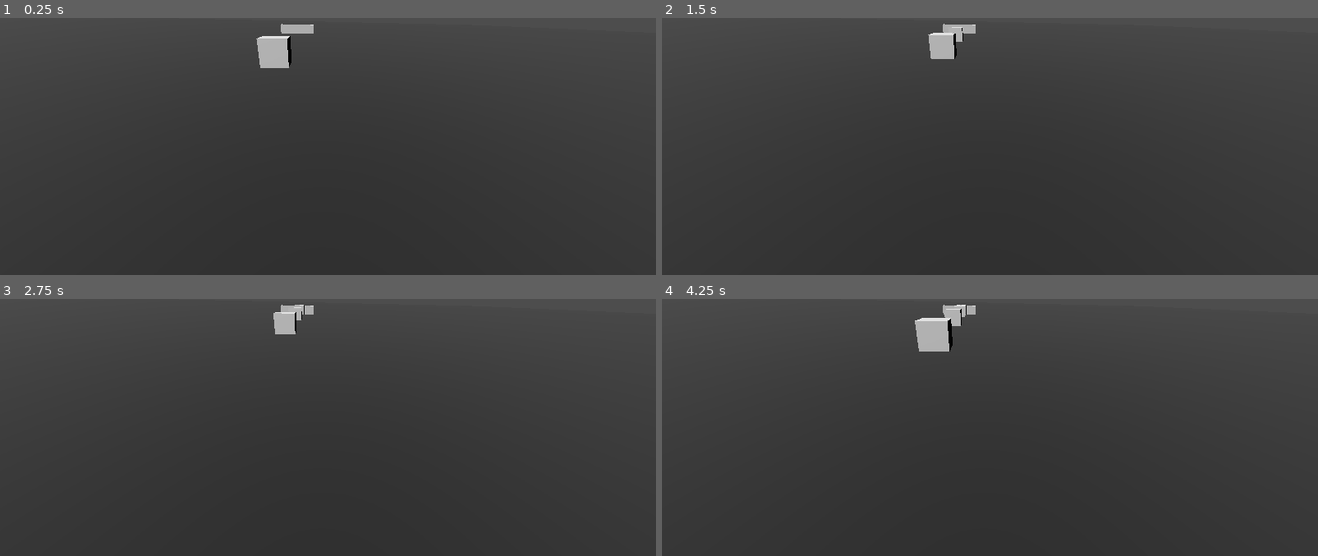
Above: before the commit, frames 1-4 (two rows, left to right).
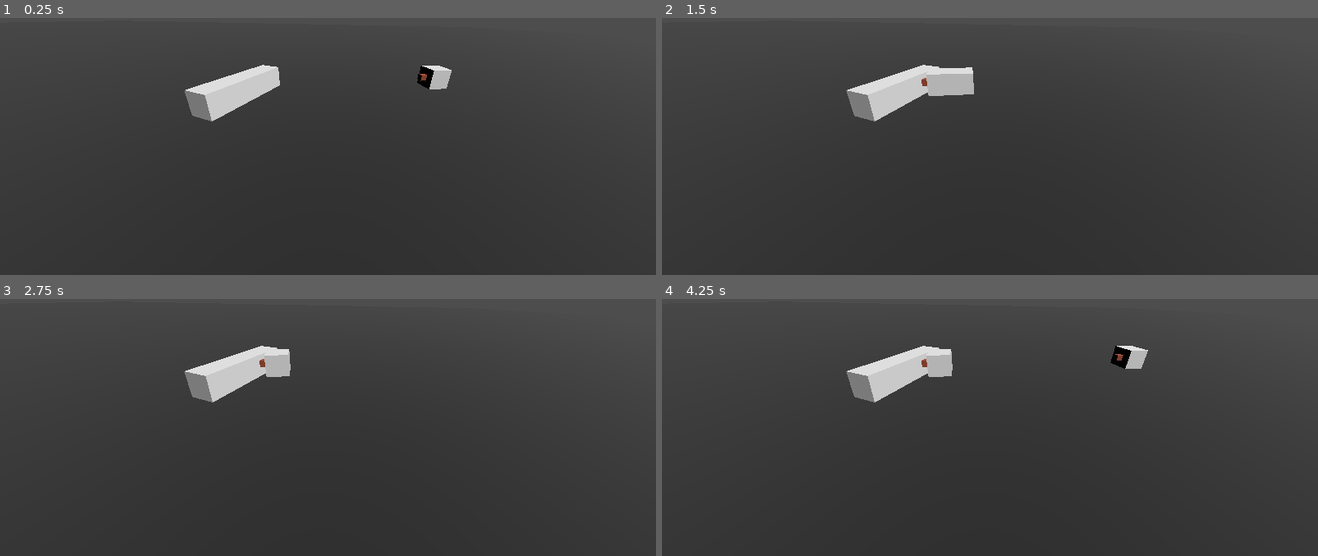
Above: after the commit, the same moments.

Repository: mulboor/kruispuntsimulatie
Game: Godot game, scene res://scenes/spaces/main.tscn
Same seed, same stepped clock (60 frames per second), same inputs: the game is played once before the commit and once after it.
Inputs:
- Up to frame 1 (0.25 s): no input
- Up to frame 2 (1.5 s): no input
- Up to frame 3 (2.75 s): no input
- Up to frame 4 (4.25 s): no input

The runs differ from the first frame. In frame 1, 2.9% of the frame differs, in the area x 28-69%, y 2-41%; in frame 2, 2.9%; in frame 3, 2.5%; in frame 4, 3.3%, in the area x 28-75%, y 2-41%.
Error before the commit: Invalid call. Nonexistent function 'physics_update' in base 'Node (brake.gd)'. (res://scripts/states/state)

Commit message:
Bezig met brake.gd

Diff:
--- a/scenes/components/car.tscn
+++ b/scenes/components/car.tscn
@@ -24,33 +24,36 @@
 script = ExtResource("2_6b7u3")
 user_vars = NodePath("../..")
 visioncone = NodePath("../../Visioncone")
-rigidbody = NodePath("../../RigidBody3D")
+rigidbody = NodePath("../../Carbody")
 
 [node name="Crash" type="Node" parent="Statemachine" node_paths=PackedStringArray("rigidbody", "road_user")]
 script = ExtResource("4_ocaxt")
-rigidbody = NodePath("../../RigidBody3D")
+rigidbody = NodePath("../../Carbody")
 road_user = NodePath("../..")
 delete_timer = 1.0
 
-[node name="Brake" type="Node" parent="Statemachine"]
+[node name="Brake" type="Node" parent="Statemachine" node_paths=PackedStringArray("user_vars", "visioncone", "rigidbody")]
 script = ExtResource("5_deujp")
+user_vars = NodePath("../..")
+visioncone = NodePath("../../Visioncone")
+rigidbody = NodePath("../../Carbody")
 
-[node name="RigidBody3D" type="RigidBody3D" parent="."]
+[node name="Carbody" type="RigidBody3D" parent="."]
 mass = 286.512
 
-[node name="CollisionShape3D" type="CollisionShape3D" parent="RigidBody3D"]
+[node name="CollisionShape3D" type="CollisionShape3D" parent="Carbody"]
 transform = Transform3D(1, 0, 0, 0, 1, 0, 0, 0, 1, -0.0134912, 0.00443017, 7.62939e-06)
 shape = SubResource("BoxShape3D_nk13o")
 
-[node name="CSGBox3D2" type="CSGBox3D" parent="RigidBody3D/CollisionShape3D"]
+[node name="CSGBox3D2" type="CSGBox3D" parent="Carbody/CollisionShape3D"]
 transform = Transform3D(1, 0, 0, 0, 1, 0, 0, 0, 1, 0.0219845, 0, -0.649877)
 size = Vector3(0.3, 0.3, 0.3)
 material = SubResource("StandardMaterial3D_y2qi2")
 
-[node name="CSGBox3D" type="CSGBox3D" parent="RigidBody3D/CollisionShape3D"]
+[node name="CSGBox3D" type="CSGBox3D" parent="Carbody/CollisionShape3D"]
 
 [node name="Visioncone" parent="." node_paths=PackedStringArray("user_vars") instance=ExtResource("6_xosei")]
-transform = Transform3D(1, 0, 0, 0, 1, 0, 0, 0, 1, 0, 0, -0.783075)
+transform = Transform3D(1, 0, 0, 0, 1, 0, 0, 0, 1, 0, 0, -1.04055)
 user_vars = NodePath("..")
 col_box_width = 2.0
 col_box_height = 2.0
--- a/scenes/components/visioncone.tscn
+++ b/scenes/components/visioncone.tscn
@@ -5,8 +5,9 @@
 [sub_resource type="BoxShape3D" id="BoxShape3D_n5fhc"]
 size = Vector3(1, 1, 20)
 
-[node name="Visioncone" type="Node3D"]
+[node name="Visioncone" type="Node3D" node_paths=PackedStringArray("col_shape")]
 script = ExtResource("1_bkj6i")
+col_shape = NodePath("Area3D/CollisionShape3D")
 
 [node name="Area3D" type="Area3D" parent="."]
 
--- a/scenes/spaces/main.tscn
+++ b/scenes/spaces/main.tscn
@@ -16,7 +16,7 @@
 
 [sub_resource type="Curve3D" id="Curve3D_0077t"]
 _data = {
-"points": PackedVector3Array(0, 0, 0, 0, 0, 0, 0, 0, 0, 3, 0, 0, 0, 0, 0, 19.449, 0, 0),
+"points": PackedVector3Array(0, 0, 0, 0, 0, 0, 0, 0, 0, 3, 0, 0, 0, 0, 0, 64.0843, 0, 0),
 "tilts": PackedFloat32Array(0, 0)
 }
 point_count = 2
@@ -37,7 +37,7 @@
 material = SubResource("StandardMaterial3D_hikoc")
 
 [node name="RigidBody3D2" type="RigidBody3D" parent="Enviroment"]
-transform = Transform3D(0.0575814, 0, -0.998341, 0, 1, 0, 0.998341, 0, 0.0575814, 17.4275, 0.652096, -0.340727)
+transform = Transform3D(-0.502975, 0, -0.864301, 0, 1, 0, 0.864301, 0, -0.502975, 14.9838, 0.652096, -0.340727)
 mass = 1000.0
 metadata/_edit_group_ = true
 
@@ -62,12 +62,13 @@
 
 [node name="GlobalRoadUserStats" type="Node" parent="."]
 script = ExtResource("1_xpqr5")
-max_speed = 0.1
+max_speed = 0.5
 accel = 0.1
-visibility = 2000.0
+deccel = 0.225
+visibility = 2.0
 
 [node name="Camera3D" type="Camera3D" parent="."]
-transform = Transform3D(-0.0888322, 0.381349, -0.920153, 0.0222999, 0.924335, 0.380929, 0.995797, 0.0133195, -0.0906148, -5.44542, 1.76972, 1.30317)
+transform = Transform3D(-0.987914, -0.0380867, 0.150251, 0.0222999, 0.924335, 0.380929, -0.153391, 0.379676, -0.912314, 12.468, 3.34856, -7.93969)
 fov = 92.8125
 
 [node name="DirectionalLight3D" type="DirectionalLight3D" parent="."]
--- a/scripts/general_road_user_stats.gd
+++ b/scripts/general_road_user_stats.gd
@@ -4,7 +4,7 @@
 @export_category("Movement")
 @export var max_speed: float
 @export var accel: float
-@export var deccel: float
+@export_range(0, 1) var deccel: float
 @export_category("Cognition")
 @export var visibility: float
 @export var reaction_time: float
--- a/scripts/road_user_spawner.gd
+++ b/scripts/road_user_spawner.gd
@@ -35,8 +35,10 @@
 	path.add_child(path_follow)
 
 	# Maak de weggebruiker
-	var inst_user = user.instantiate()
+	var inst_user: RoadUserVars = user.instantiate()
 	inst_user.max_speed = general_user_stats.max_speed
 	inst_user.accel = general_user_stats.accel
+	inst_user.deccel = general_user_stats.deccel
+	inst_user.visibility = general_user_stats.visibility
 	inst_user.path_follow = path_follow
 	add_child(inst_user)
--- a/scripts/states/accelerate.gd
+++ b/scripts/states/accelerate.gd
@@ -1,24 +1,8 @@
-extends State
+extends PathFollowState
 class_name Accelerate
 
-@export var user_vars: RoadUserVars
-
-@export var visioncone: VisionCone
-
-@export var rigidbody: RigidBody3D
-
-@onready var current_speed: float
-
 func enter() -> void:
-	user_vars.path_follow.loop = false
-
-	rigidbody.freeze_mode = RigidBody3D.FREEZE_MODE_KINEMATIC
-	rigidbody.freeze = true
-	rigidbody.contact_monitor = true
-	rigidbody.max_contacts_reported = 10
-	rigidbody.body_entered.connect(on_body_entered)
-
-	visioncone.non_ground_hit.connect(on_non_ground_hit)
+	init_path_follow_state()
 
 func physics_update(_delta: float) -> void:
 	# Laat snelheid toenemen tot de max_speed
--- a/scripts/states/brake.gd
+++ b/scripts/states/brake.gd
@@ -1 +1,11 @@
-extends State
+extends PathFollowState
+class_name Brake
+
+func enter() -> void:
+	init_path_follow_state()
+
+func physics_update(_delta):
+	# Minder de snelheid
+	lerpf(current_speed, 0.0, user_vars.deccel)
+	user_vars.path_follow.progress += current_speed
+	print(current_speed)
--- a/scripts/states/path_follow_state.gd
+++ b/scripts/states/path_follow_state.gd
@@ -8,3 +8,20 @@
 @export var rigidbody: RigidBody3D
 
 @onready var current_speed: float
+
+func init_path_follow_state() -> void:
+	user_vars.path_follow.loop = false
+
+	rigidbody.freeze_mode = RigidBody3D.FREEZE_MODE_KINEMATIC
+	rigidbody.freeze = true
+	rigidbody.contact_monitor = true
+	rigidbody.max_contacts_reported = 10
+	rigidbody.body_entered.connect(on_body_entered)
+
+	visioncone.non_ground_hit.connect(on_non_ground_hit)
+
+func on_body_entered(body: Node) -> void:
+	pass
+
+func on_non_ground_hit(body: Node) -> void:
+	pass
--- a/scripts/visioncone.gd
+++ b/scripts/visioncone.gd
@@ -7,7 +7,7 @@
 @export var col_box_depth: float
 @export var col_box_height: float
 
-@onready var col_shape: CollisionShape3D = $Area3D/CollisionShape3D
+@export var col_shape: CollisionShape3D
 
 @onready var area: Area3D = $Area3D
 
@@ -18,16 +18,20 @@
 		col_box_depth = user_vars.visibility
 
 	var col_box: BoxShape3D = BoxShape3D.new()
-	col_box.size.z = col_box_depth
+	col_box.size.z = user_vars.visibility
 	col_box.size.y = col_box_height
 	col_box.size.x = col_box_width
+	col_shape.set_shape(col_box)
 	col_shape.shape = col_box
 	col_shape.position.z = col_box_depth / 2 # Omdat het zwaartepunt van col_shape in het midden zit
 
 	area.monitoring = true
+	print("fappen")
 
 func _physics_process(delta: float) -> void:
 	var overlapped_bodies: Array[Node3D] = area.get_overlapping_bodies()
+	print(overlapped_bodies)
 	for body in overlapped_bodies:
-		if body.name != "Ground":
+		if body.name != "Ground" && body.name != "Carbody":
+			print("gezien")
 			non_ground_hit.emit(body)
